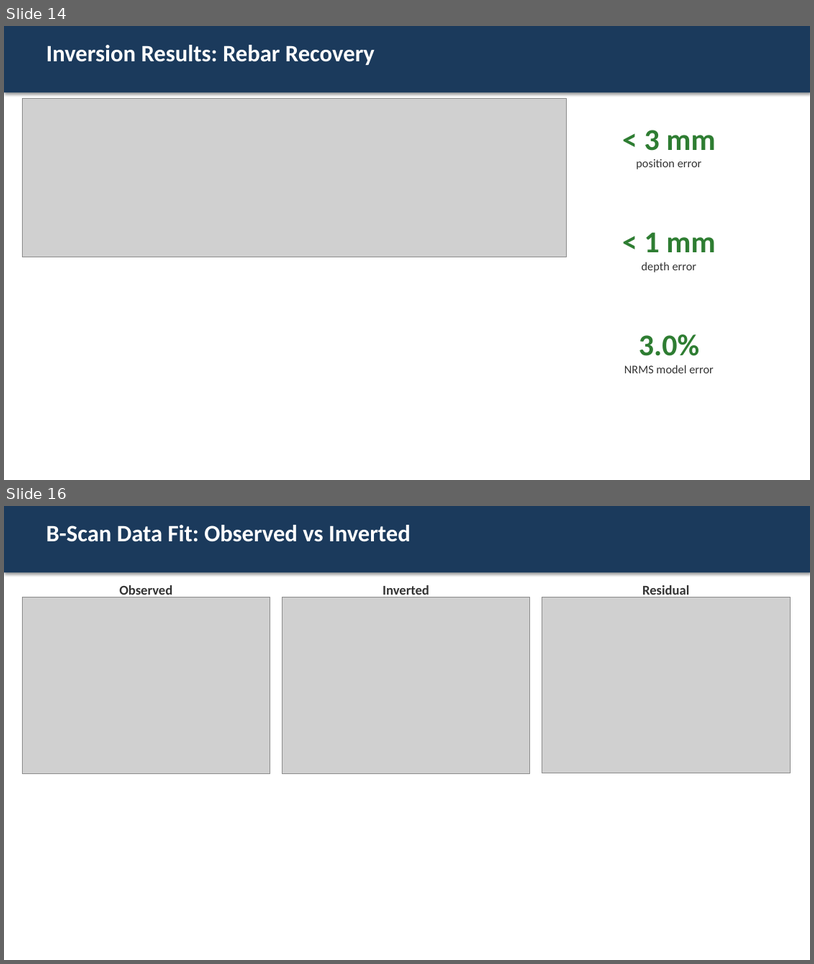
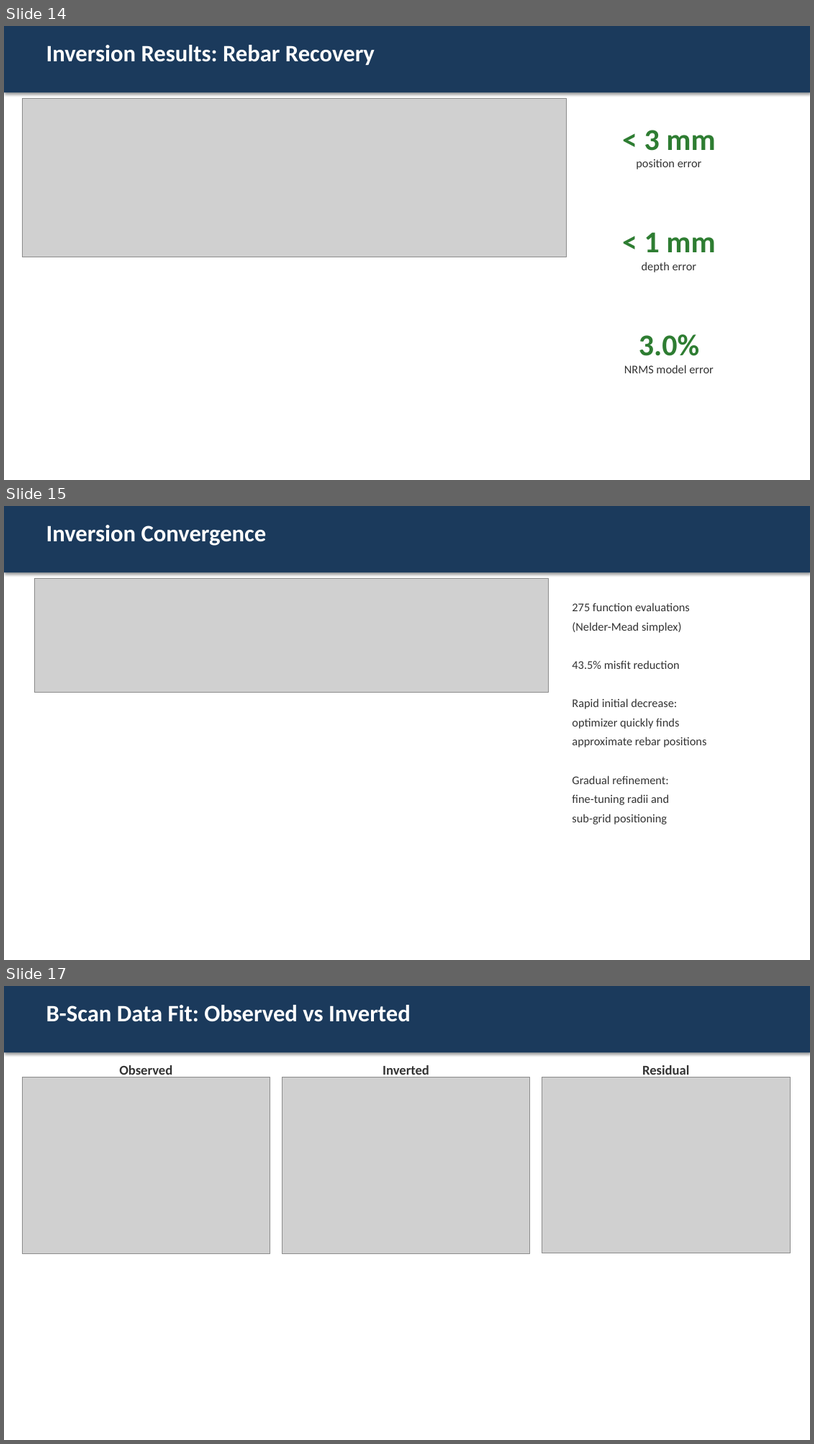
Before and after one commit to Maruf001/GPR-FDTD-FWI, a slide deck: outputs/GPR_FDTD_FWI_Presentation.pptx. Shown one above the other, each under a label of ours: slides 14 and 16 before the commit, slides 14, 15 and 17 after it; the slides between them are not shown. The pictures are 814x964 and 814x1444 pixels, drawn with LibreOffice and Linux fonts; fonts in the diff are those of the drawing; grey boxes stand for pictures. Boxes give left, top, right and bottom in pixels: in the first picture for what was removed or moved away, otherwise in the second. Text is boxed around its words. In the diff, an @@ line names an element or a change of style, - is before the commit and + after.

```diff
--- a/outputs/GPR_FDTD_FWI_Presentation.pptx
+++ b/outputs/GPR_FDTD_FWI_Presentation.pptx
@@ slide 15 added at [4,506,810,960], background #FFFFFF @@
@@ rectangle added at [4,506,810,572], fill #1B3A5C @@
@@ text added at [46,525,267,546], 28 pt, text #FFFFFF, bold @@
+Inversion Convergence
@@ picture added at [34,579,548,692] @@
@@ text added at [572,602,707,824], 14 pt, text #333333 @@
+275 function evaluations
+(Nelder-Mead simplex)
+43.5% misfit reduction
+Rapid initial decrease:
+optimizer quickly finds
+approximate rebar positions
+Gradual refinement:
+fine-tuning radii and
+sub-grid positioning
@@ what was slide 16 is now slide 17 @@
```
Also in this commit, not shown: 4 slides changed, 1 other slide added, 1 slide removed, 1 other file.
